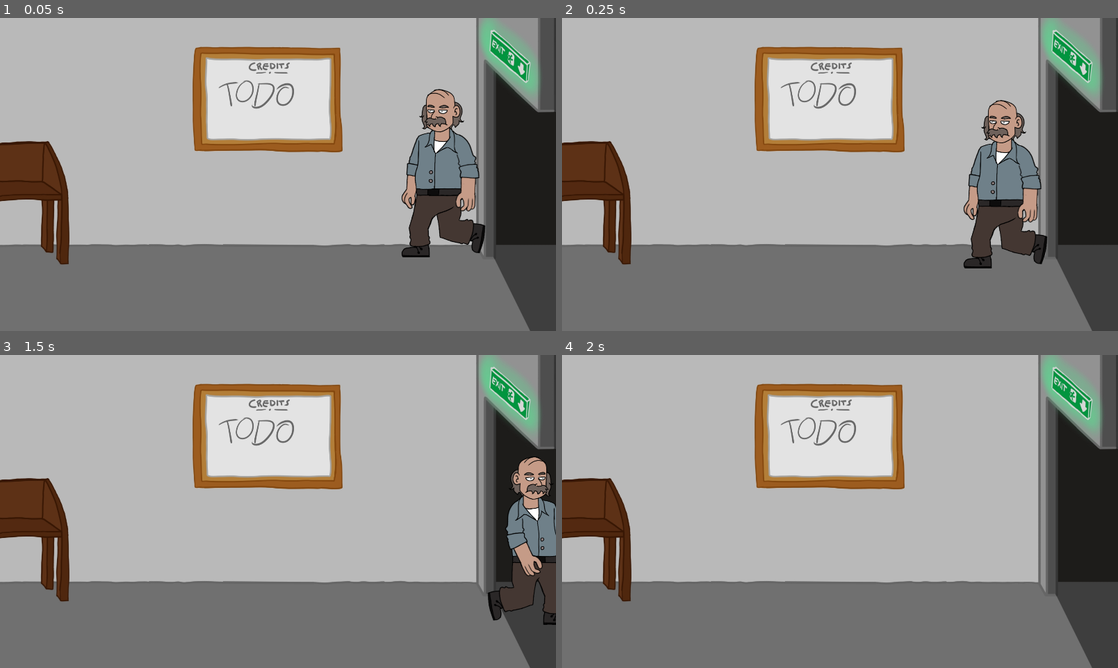
Above: before the commit, frames 1-4 (two rows, left to right).
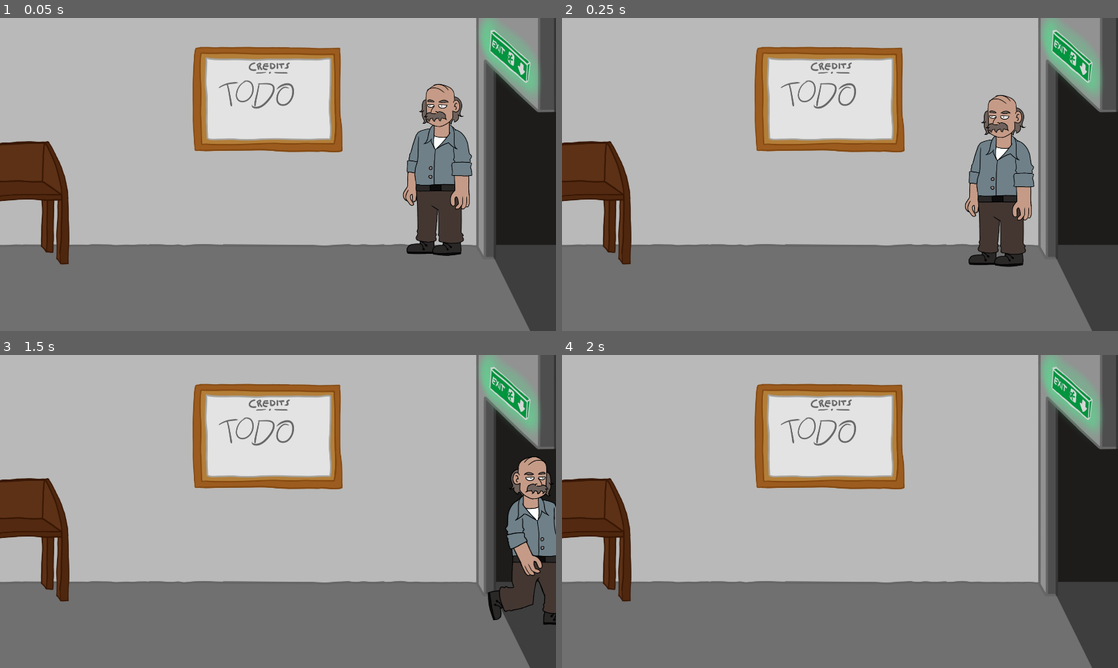
Above: after the commit, the same moments.

Repository: lennovative/ggj21
Game: Godot game, scene res://Scenes/Game.tscn
The game is run twice, just before and just after one commit, with the same random seed, the same clock (stepped at 60 frames per second) and the same inputs. Sound files missing from this copy of the repository are replaced by a short silence.
Inputs (mouse positions are in pixels of both pictures, inside the frame that each line leads up to):
- Up to frame 1 (0.05 s): no input
- Up to frame 2 (0.25 s): no input
- Up to frame 3 (1.5 s): tap Enter (door) at 0.5, 1.35 s; move the mouse to (400, 495) at 0.52 s; hold D (right_button) from 0.53 s (still down); tap E (collect) at 0.6 s; tap Space (jump_button) at 0.77 s; move the mouse to (166, 527) at 1.27 s
- Up to frame 4 (2 s): keep holding D (right_button); tap Space (jump_button) at 1.52 s

The runs differ from the first frame. In frame 1, 2.9% of the frame differs, in the area x 72-88%, y 20-77%; in frame 2, 2.9%; in frame 3, 0.2%; in frame 4, nothing differs.

Commit message:
player in office animation

Diff:
--- a/Scenes/Office.tscn
+++ b/Scenes/Office.tscn
@@ -69,5 +69,6 @@
 script = SubResource( 2 )
 
 [node name="Grandma" parent="." instance=ExtResource( 7 )]
+visible = false
 position = Vector2( 168, 616 )
 z_index = 4
--- a/Scenes/Player_in_office.tscn
+++ b/Scenes/Player_in_office.tscn
@@ -19,7 +19,7 @@
 "times": PoolRealArray( 0 ),
 "transitions": PoolRealArray( 1 ),
 "update": 1,
-"values": [ 15 ]
+"values": [ 18 ]
 }
 
 [sub_resource type="Animation" id=3]
@@ -35,7 +35,7 @@
 "times": PoolRealArray( 0 ),
 "transitions": PoolRealArray( 1 ),
 "update": 1,
-"values": [ 5 ]
+"values": [ 8 ]
 }
 
 [sub_resource type="Animation" id=4]
@@ -76,9 +76,9 @@
 [node name="Player" type="Sprite" parent="."]
 position = Vector2( -21.3816, 3.5636 )
 texture = ExtResource( 1 )
-vframes = 5
+vframes = 4
 hframes = 5
-frame = 11
+frame = 18
 
 [node name="CollisionShape2D" type="CollisionShape2D" parent="."]
 position = Vector2( -5, 11 )
Binary file changed: Assets/Graphics/player.png
